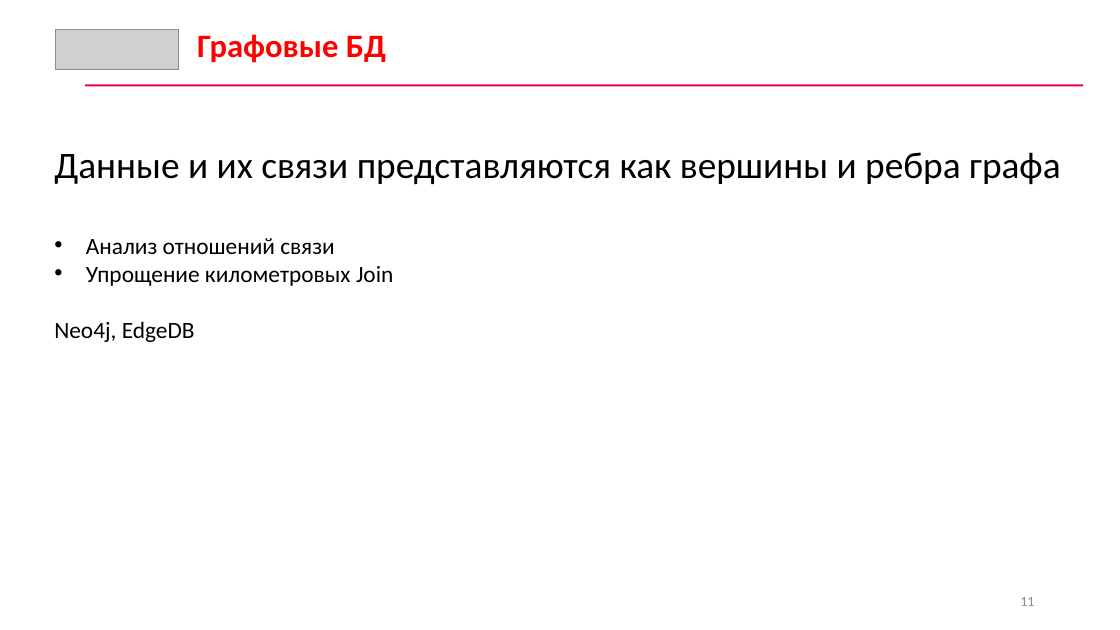
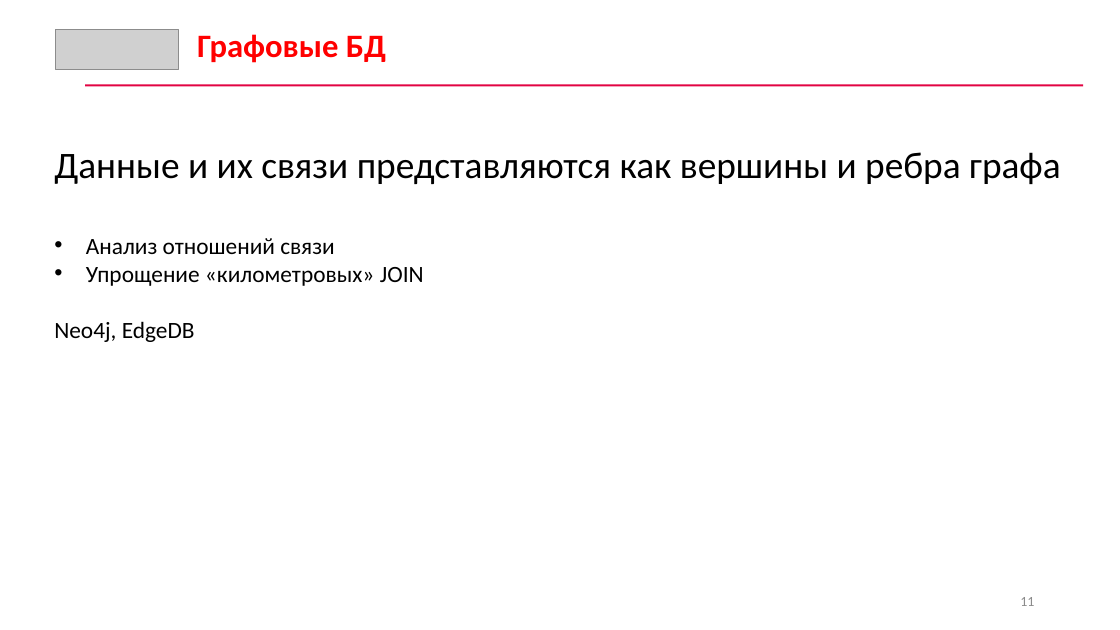
Before and after one commit to CyberLympha/data-analyze-for-cybersecurity, a slide deck: slide 11 of Лекции/3/Лекция 3 Методы хранения и анализа информации.pptx. Drawn at 1120x630 pixels with LibreOffice and Linux fonts; fonts in the diff are those of the drawing; grey boxes stand for pictures. Boxes give left, top, right and bottom in pixels: in the first picture for what was removed or moved away, otherwise in the second. Text is boxed around its words. In the diff, an @@ line names an element or a change of style, - is before the commit and + after.

```diff
--- a/Лекции/3/Лекция 3 Методы хранения и анализа информации.pptx
+++ b/Лекции/3/Лекция 3 Методы хранения и анализа информации.pptx
@@ text at box(86, 267, 424, 286): text changed @@
-• Упрощение километровых Join
+• Упрощение «километровых» JOIN
```
Also in this commit, not shown: 7 other slides changed, 1 other file.
